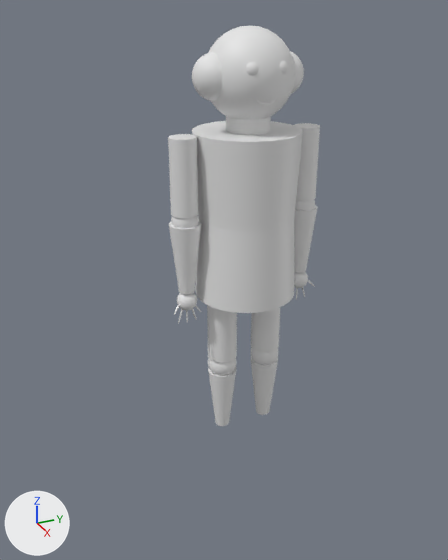
The FBX model Assets/Prefabs/FBXModels/character.fbx: old version first, new version second.
Before and after are seen from a 50 mm camera at (6.42, -3.16, 4.49) aimed at (-0.26, -0.15, 1.16). The axes (+X, +Y, +Z) are drawn at lower left. The lights are the same throughout. Where no turn or scale is listed for an object, it has been applied to the vertices.

Objects in the first picture: 'Head', 'LeftElbow', 'LeftEye', 'LeftHand', 'LeftKnee', 'LeftLowerArm', 'LeftLowerLeg', 'LeftUpperArm', 'LeftUpperLeg', 'Mouth', 'RightElbow', 'RightEye', 'RightHand', 'RightKnee', 'RightLowerArm', 'RightLowerLeg', 'RightUpperArm', 'RightUpperLeg', 'Torso'.
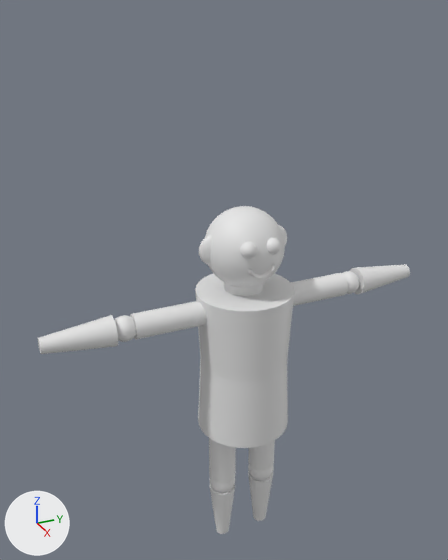
What differs and where, as boxes [x1, y1, x2, y2] in the pictures (448 x 560 px; the box of a moved part takes in the faces that stretch with it):
'Torso', moved: before [192, 121, 303, 313]; after [195, 273, 294, 448]
'Head', reshaped, moved, rescaled (21% narrower, 18% shorter): before [192, 25, 304, 135]; after [199, 206, 287, 296]
'RightUpperArm', moved, turned: before [168, 134, 198, 218]; after [130, 301, 206, 340]
'RightLowerArm', moved, turned: before [169, 221, 201, 294]; after [38, 315, 118, 354]
'LeftUpperArm', moved, turned: before [294, 123, 320, 201]; after [290, 273, 348, 306]
'RightUpperLeg', moved: before [207, 305, 237, 363]; after [209, 438, 236, 483]
'LeftLowerArm', moved, turned: before [294, 205, 318, 273]; after [350, 264, 410, 294]
'RightLowerLeg', moved: before [208, 367, 236, 426]; after [210, 485, 235, 534]
'LeftLowerLeg', moved: before [251, 356, 278, 415]; after [248, 471, 273, 521]
'LeftUpperLeg', moved: before [251, 307, 280, 352]; after [248, 440, 275, 470]
'RightElbow', moved: before [171, 216, 198, 228]; after [115, 315, 136, 342]
'RightKnee', moved: before [208, 358, 237, 375]; after [210, 477, 235, 493]
'LeftKnee', moved: before [251, 348, 278, 365]; after [248, 465, 274, 480]
'LeftElbow', moved: before [295, 200, 315, 210]; after [342, 271, 360, 294]
'RightHand', deleted: before [174, 293, 201, 323]
'LeftEye', moved: before [246, 62, 259, 76]; after [240, 242, 257, 259]
'RightEye', moved: before [280, 61, 288, 74]; after [267, 238, 281, 255]
'LeftHand', deleted: before [294, 272, 314, 300]
'Mouth', moved: before [255, 96, 280, 106]; after [247, 264, 275, 278]
part 1 of me_sphere_004, added: after [224, 282, 263, 296]
part 2 of me_sphere_004, deleted: before [226, 116, 271, 135]
part 3 of me_sphere_004, moved or reshaped: before [192, 51, 304, 101]; after [205, 206, 287, 287]

The change, as a list of edits to the scene's bpy script:
```text
Change me_sphere_004:
    used by ob_head; location = (0.06, 0.0, 3.71); scale = (0.501, 0.501, 0.501)
    remove me_sphere_004.from_pydata(...)  # 1510 vertices, 1570 faces; spans x -1.0..1.0, y -1.3..1.3, z -1.27..1.0
    add me_sphere_004.from_pydata(...)  # 1510 vertices, 1570 faces; spans x -5.0..5.0, y -1.0..5.0, z -3.39..2.35
    me_sphere_004 part 1: a new loose piece, a 32-sided cylinder along z spanning x -2.5..2.5, y 0.75..3.25, z -3.39..-1.89
    me_sphere_004 part 2: the loose piece of 64 vertices spanning x -0.5..0.5, y -0.5..0.5, z -1.27..-0.67 is deleted
    me_sphere_004 part 3: 148 vertices moved from x -0.45..0.27, y -1.3..0.8, z -0.49..0.49 to x -2.72..2.72, y -0.5..3.29, z -2.6..2.3; 816 vertices removed from x -0.5..0.5, y -1.22..1.3, z -0.5..0.5; 816 vertices added at x -5.0..5.0, y -0.08..5.0, z -2.65..2.35
Change ob_rightlowerarm:
    ob_rightlowerarm.location: (0.04, -0.78, 1.86) -> (0.04, -1.96, 0.91)
    ob_rightlowerarm.rotation_euler: (0.0, -3.142, 0.0) -> (-1.571, 0.0, -3.142)  # degrees (0, -180, 0) -> degrees (-90, 0, -180)
Change ob_rightupperarm:
    ob_rightupperarm.location: (0.04, -0.78, 2.67) -> (0.04, -1.03, 0.91)
    ob_rightupperarm.rotation_euler: (0.0, 0.0, 0.0) -> (1.571, 0.0, 0.0)  # degrees (0, 0, 0) -> degrees (90, 0, 0)
Change ob_leftknee:
    ob_leftknee.location: (0.04, 0.31, 0.12) -> (0.04, 0.31, -1.86)
Change ob_leftelbow:
    ob_leftelbow.location: (0.04, 0.78, 2.15) -> (0.04, 1.58, 0.91)
Change ob_leftlowerleg:
    ob_leftlowerleg.location: (0.04, 0.31, -0.23) -> (0.04, 0.31, -2.22)
Change ob_righteye:
    ob_righteye.location: (0.44, 0.16, 3.81) -> (0.44, 0.16, 1.82)
Change ob_torso:
    ob_torso.location: (0.04, 0.0, 1.63) -> (0.04, 0.0, -0.35)
Change ob_rightupperleg:
    ob_rightupperleg.location: (0.04, -0.31, 0.67) -> (0.04, -0.31, -1.31)
Change ob_mouth:
    ob_mouth.location: (0.38, 0.0, 3.59) -> (0.38, 0.0, 1.6)
Change ob_rightelbow:
    ob_rightelbow.location: (0.04, -0.78, 2.15) -> (0.04, -1.58, 0.91)
Remove ob_righthand:
    ob_righthand = bpy.data.objects.new('RightHand', me_sphere_012)
    ob_righthand.location = (0.04, -0.78, 1.12)
Change ob_rightlowerleg:
    ob_rightlowerleg.location: (0.04, -0.31, -0.23) -> (0.04, -0.31, -2.22)
Remove ob_lefthand:
    ob_lefthand = bpy.data.objects.new('LeftHand', me_sphere_014)
    ob_lefthand.location = (0.04, 0.78, 1.12)
Change ob_leftupperleg:
    ob_leftupperleg.location: (0.04, 0.31, 0.67) -> (0.04, 0.31, -1.31)
Change ob_lefteye:
    ob_lefteye.location: (0.44, -0.16, 3.81) -> (0.44, -0.16, 1.82)
Change ob_leftlowerarm:
    ob_leftlowerarm.location: (0.04, 0.78, 1.86) -> (0.04, 1.96, 0.91)
    ob_leftlowerarm.rotation_euler: (0.0, -3.142, 0.0) -> (1.571, 0.0, -3.142)  # degrees (0, -180, 0) -> degrees (90, 0, -180)
Change ob_head:
    ob_head.location: (0.06, 0.0, 3.71) -> (0.0, -0.4, 1.71)
    ob_head.scale: (0.501, 0.501, 0.501) -> (0.1, 0.2, 0.2)
Change ob_leftupperarm:
    ob_leftupperarm.location: (0.04, 0.78, 2.67) -> (0.04, 1.03, 0.91)
    ob_leftupperarm.rotation_euler: (0.0, 0.0, 0.0) -> (1.571, 0.0, 0.0)  # degrees (0, 0, 0) -> degrees (90, 0, 0)
Change ob_rightknee:
    ob_rightknee.location: (0.04, -0.31, 0.12) -> (0.04, -0.31, -1.86)
```
